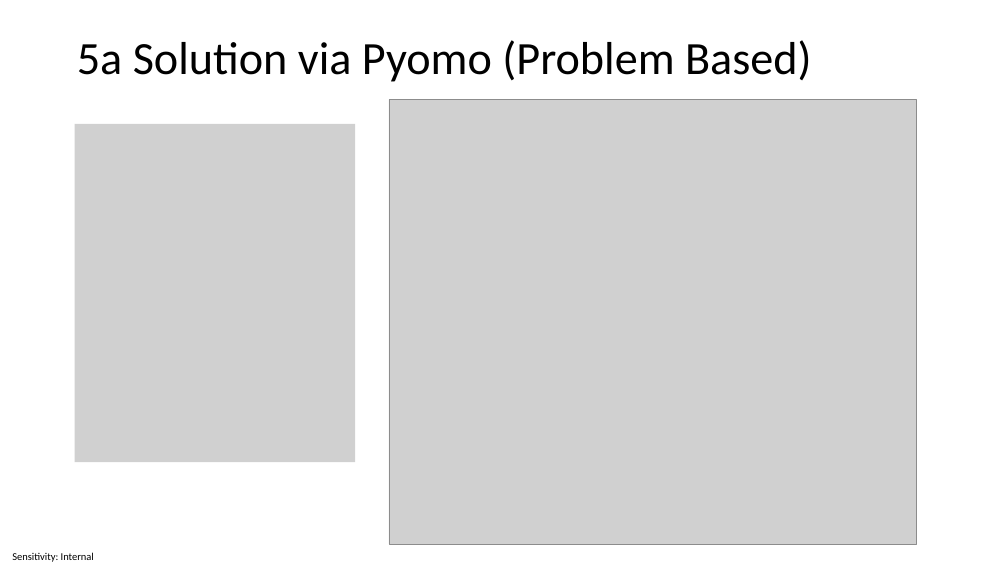
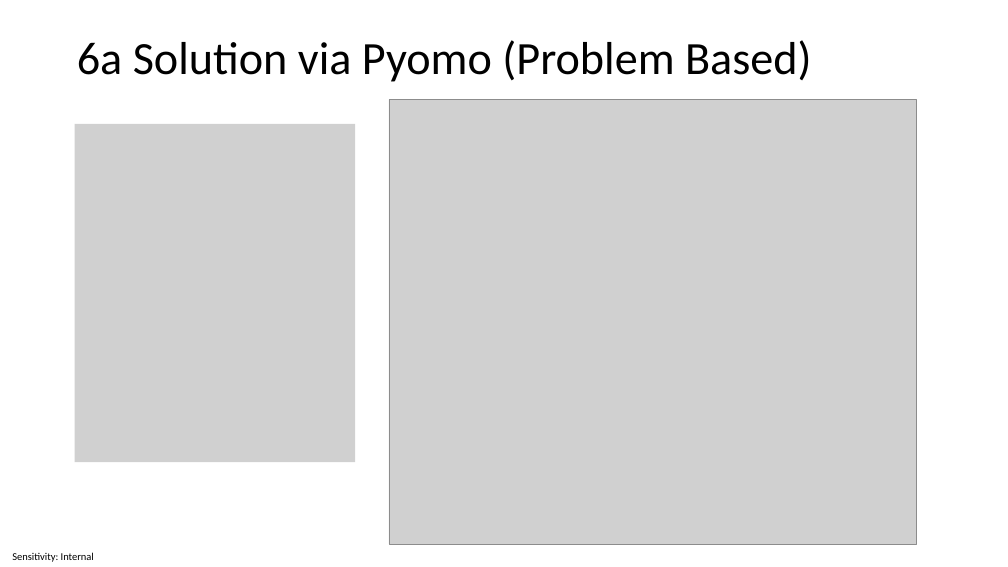
Before and after one commit to ctsallis/operational_research, a slide deck: slide 12 of content/Lectures/Semester 1/Week 03 - Linear Programming 2/1 Lecture/Week 3 - Linear Programming 2.pptx. Drawn at 1008x567 pixels with LibreOffice and Linux fonts; fonts in the diff are those of the drawing; grey boxes stand for pictures. Boxes give left, top, right and bottom in pixels: in the first picture for what was removed or moved away, otherwise in the second. Text is boxed around its words. In the diff, an @@ line names an element or a change of style, - is before the commit and + after.

```diff
--- a/content/Lectures/Semester 1/Week 03 - Linear Programming 2/1 Lecture/Week 3 - Linear Programming 2.pptx
+++ b/content/Lectures/Semester 1/Week 03 - Linear Programming 2/1 Lecture/Week 3 - Linear Programming 2.pptx
@@ title at bbox=[77, 40, 811, 82]: text changed @@
-5a Solution via Pyomo (Problem Based)
+6a Solution via Pyomo (Problem Based)
```
Also in this commit, not shown: 11 other slides changed, 6 other files.
